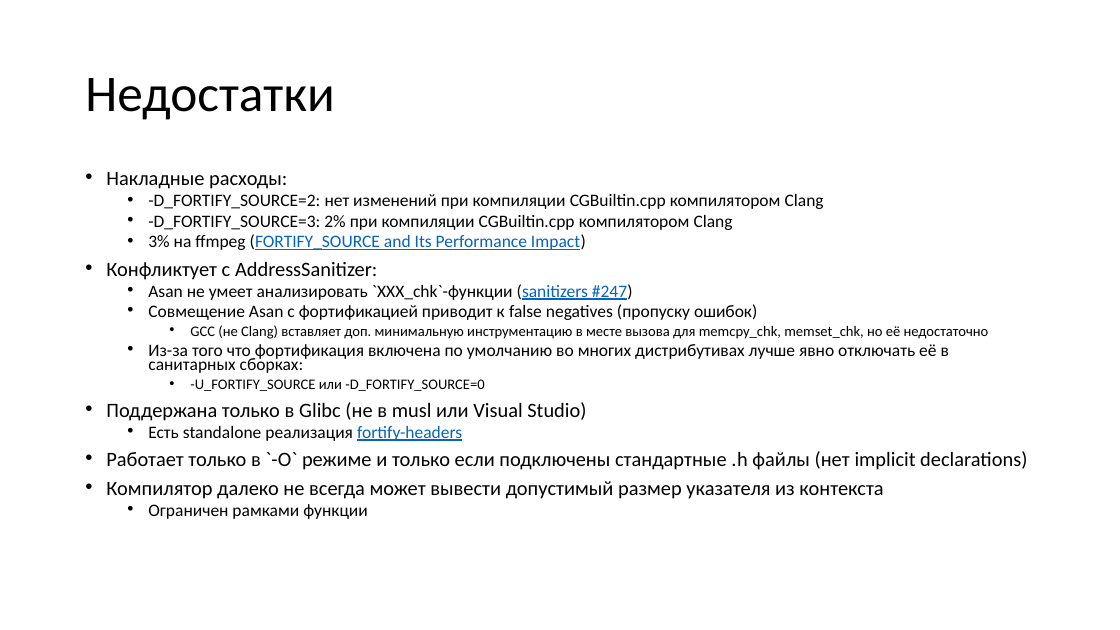
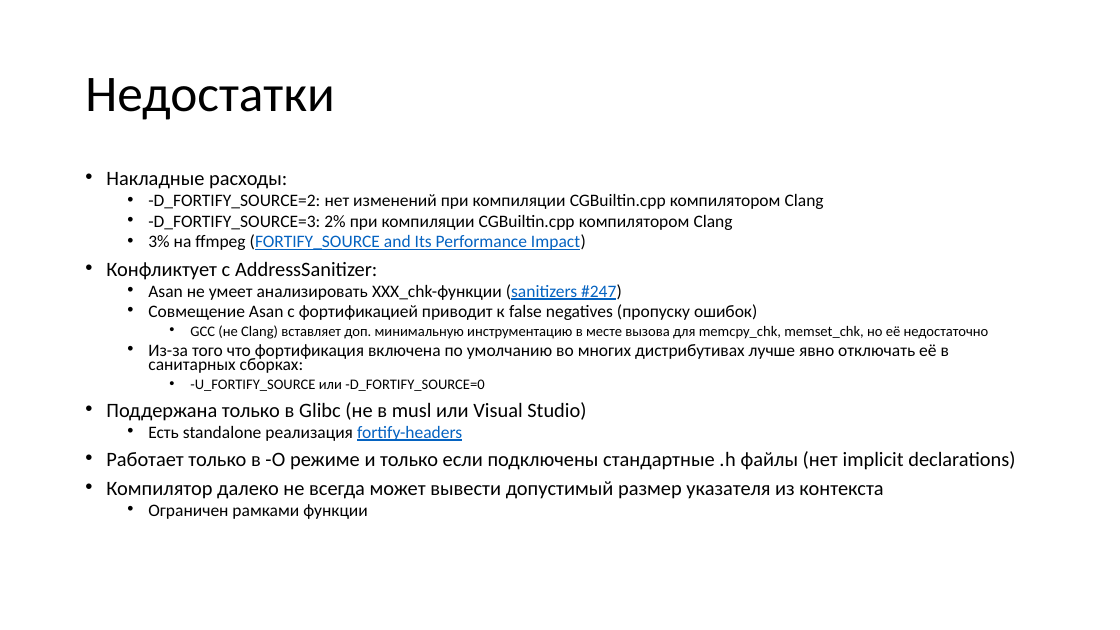
Before and after one commit to yugr/slides, a slide deck: slide 36 of CppZeroCost/2025/RU.pptx. Drawn at 1120x630 pixels with LibreOffice and Linux fonts; fonts in the diff are those of the drawing. Boxes give left, top, right and bottom in pixels: in the first picture for what was removed or moved away, otherwise in the second. Text is boxed around its words. In the diff, an @@ line names an element or a change of style, - is before the commit and + after.

```diff
--- a/CppZeroCost/2025/RU.pptx
+++ b/CppZeroCost/2025/RU.pptx
@@ text at [148, 284, 622, 300]: text changed @@
-  • Asan не умеет анализировать `XXX_chk`-функции (sanitizers #247)
+  • Asan не умеет анализировать XXX_chk-функции (sanitizers #247)
@@ text at [106, 451, 1015, 470]: text changed @@
-• Работает только в `-O` режиме и только если подключены стандартные .h файлы (нет implicit declarations)
+• Работает только в -O режиме и только если подключены стандартные .h файлы (нет implicit declarations)
```
Also in this commit, not shown: 16 other slides changed, 4 slides added, 1 slide removed, 3 other files.
